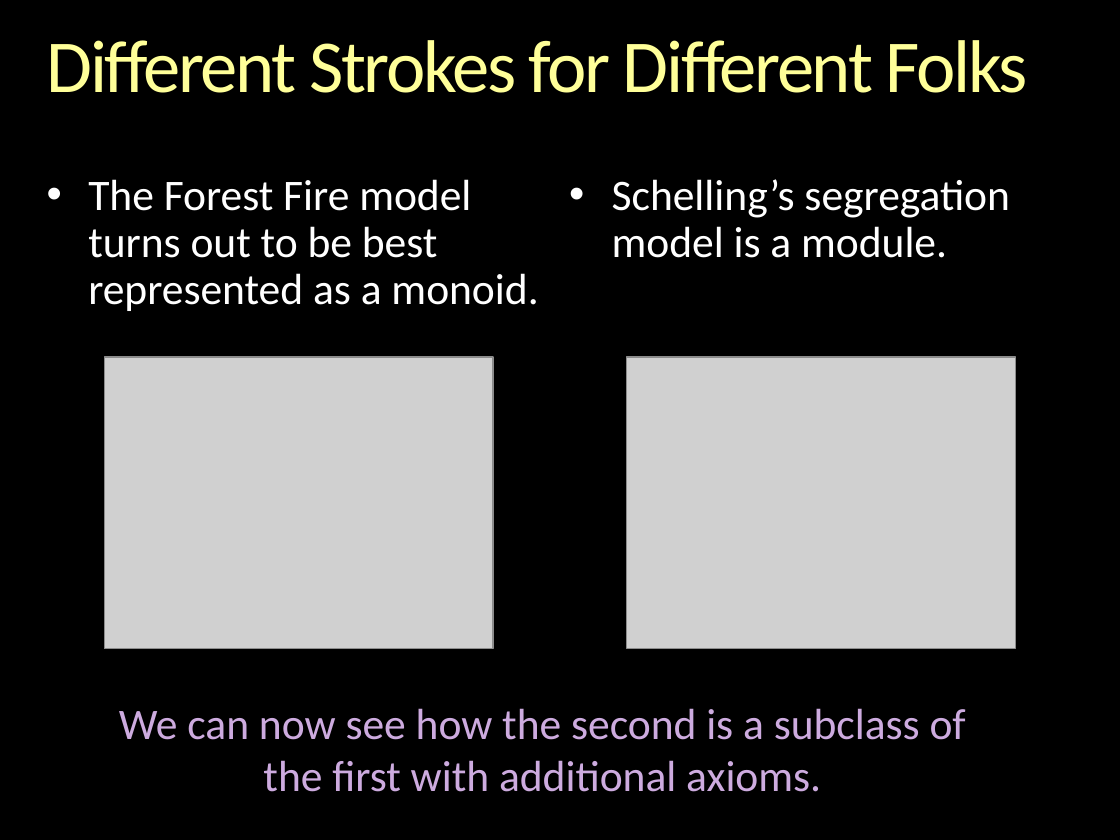
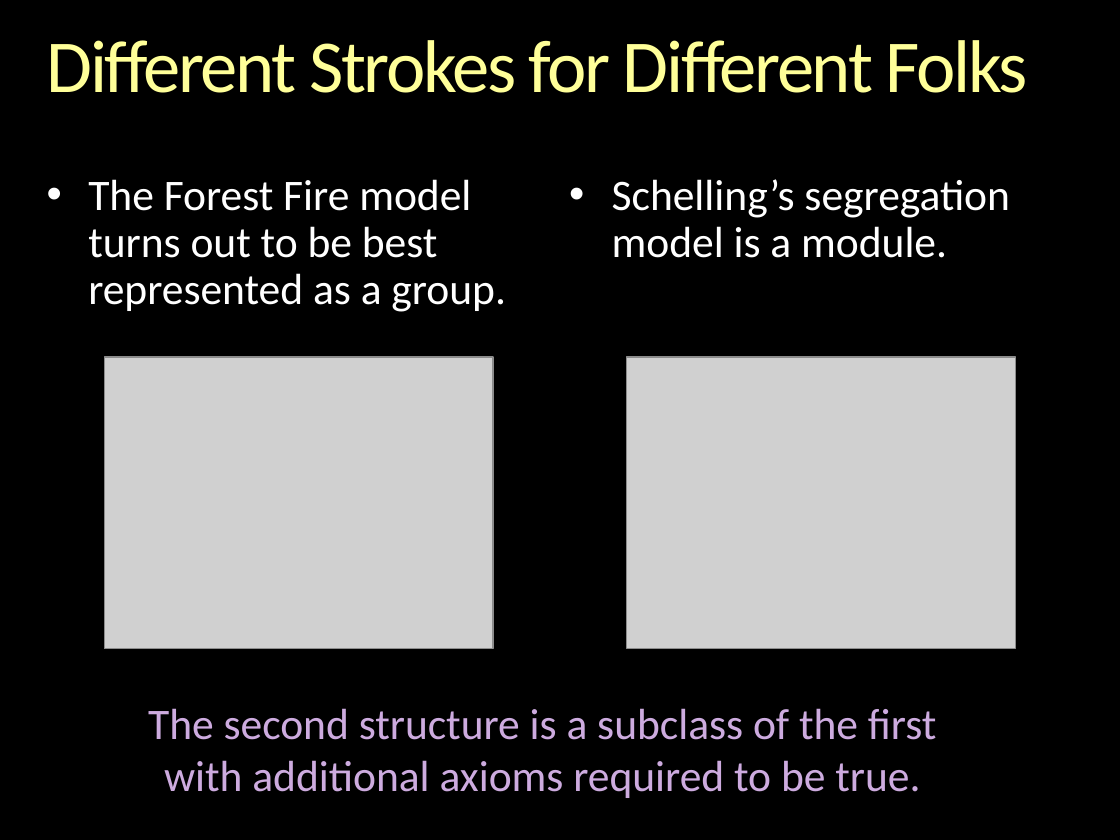
Before and after one commit to gcallah/indras_net, a slide deck: slide 16 of docs/ABMsAsAlgebraic.pptx. Drawn at 1120x840 pixels with LibreOffice and Linux fonts; fonts in the diff are those of the drawing; grey boxes stand for pictures; background and template pictures are left out. Boxes give left, top, right and bottom in pixels: in the first picture for what was removed or moved away, otherwise in the second. Text is boxed around its words. In the diff, an @@ line names an element or a change of style, - is before the commit and + after.

```diff
--- a/docs/ABMsAsAlgebraic.pptx
+++ b/docs/ABMsAsAlgebraic.pptx
@@ text at <box>88,179,506,312</box>: text changed @@
-• The Forest Fire model turns out to be best represented as a monoid.
+• The Forest Fire model turns out to be best represented as a group.
@@ text at <box>148,708,936,798</box>: text changed @@
-We can now see how the second is a subclass of the first with additional axioms.
+The second structure is a subclass of the first with additional axioms required to be true.
```
Also in this commit, not shown: 5 other slides changed, 1 slide added, 1 slide removed.
